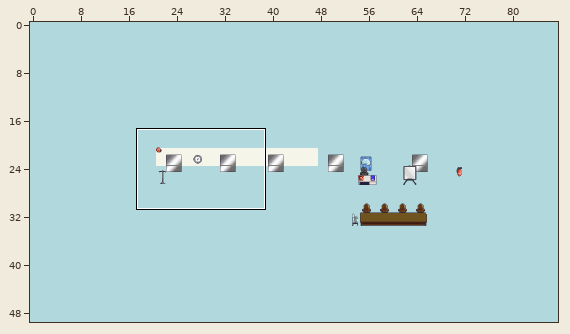
Tiled map -- assets/tiles/nurse_office.tmx. The picture above shows the old version from afar; the outline marks the close-up.
Close-up. Before the commit:
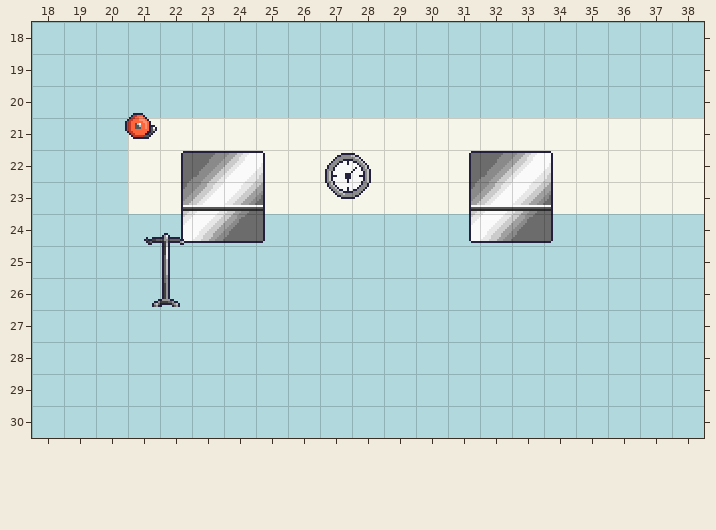
Cells are 16x16 px. Shown: x 18..38, y 18..30. The commit also changed other parts of the map, which this record leaves out.
Now the later version:
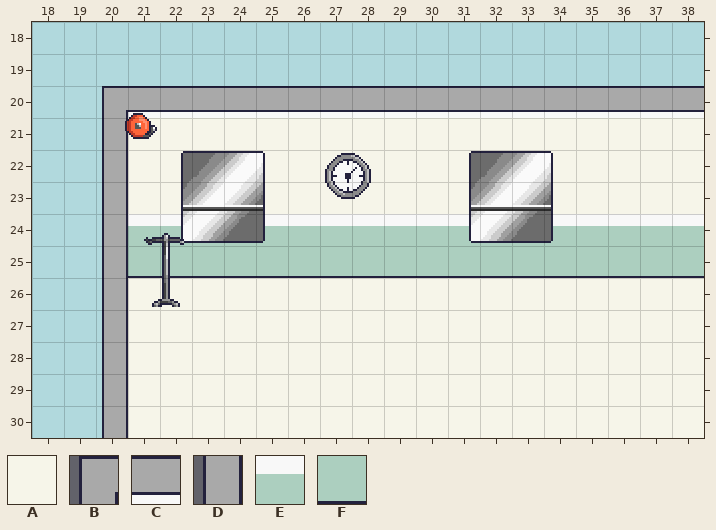
Key: from "Maison1": A 1445; from "hopital": B 94, C 95, D 151, E 209, F 267.
_ is an empty cell.
Changes in this commit:
{"where": "layer \"HospitalChamber\""}
{"y":20,"x":20,"old":"___________________","new":"BCCCCCCCCCCCCCCCCCC"}
{"y":21,"x":20,"old":"_","new":"D"}
{"y":22,"x":20,"old":"_","new":"D"}
{"y":23,"x":20,"old":"_","new":"D"}
{"y":24,"x":20,"old":"___________________","new":"DEEEEEEEEEEEEEEEEEE"}
{"y":25,"x":20,"old":"___________________","new":"DFFFFFFFFFFFFFFFFFF"}
{"y":26,"x":20,"old":"___________________","new":"DAAAAAAAAAAAAAAAAAA"}
{"y":27,"x":20,"old":"___________________","new":"DAAAAAAAAAAAAAAAAAA"}
{"y":28,"x":20,"old":"___________________","new":"DAAAAAAAAAAAAAAAAAA"}
{"y":29,"x":20,"old":"___________________","new":"DAAAAAAAAAAAAAAAAAA"}
{"y":30,"x":20,"old":"___________________","new":"DAAAAAAAAAAAAAAAAAA"}
{"label":"added","picture_box":[102,86,704,438]}
